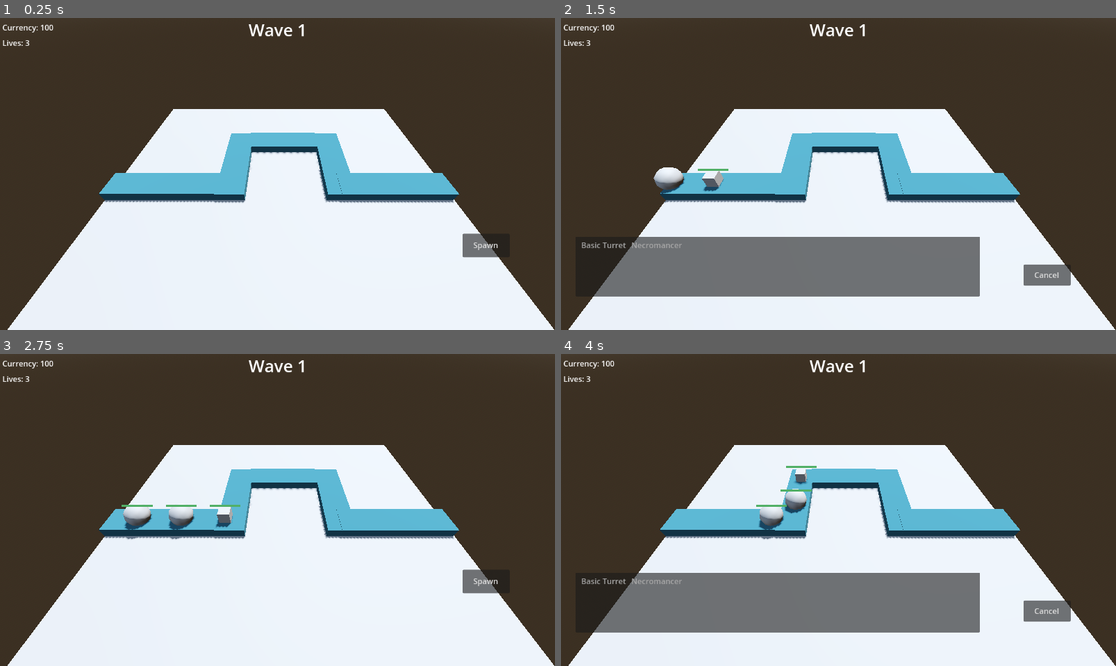
Above: before the commit, frames 1-4 (two rows, left to right).
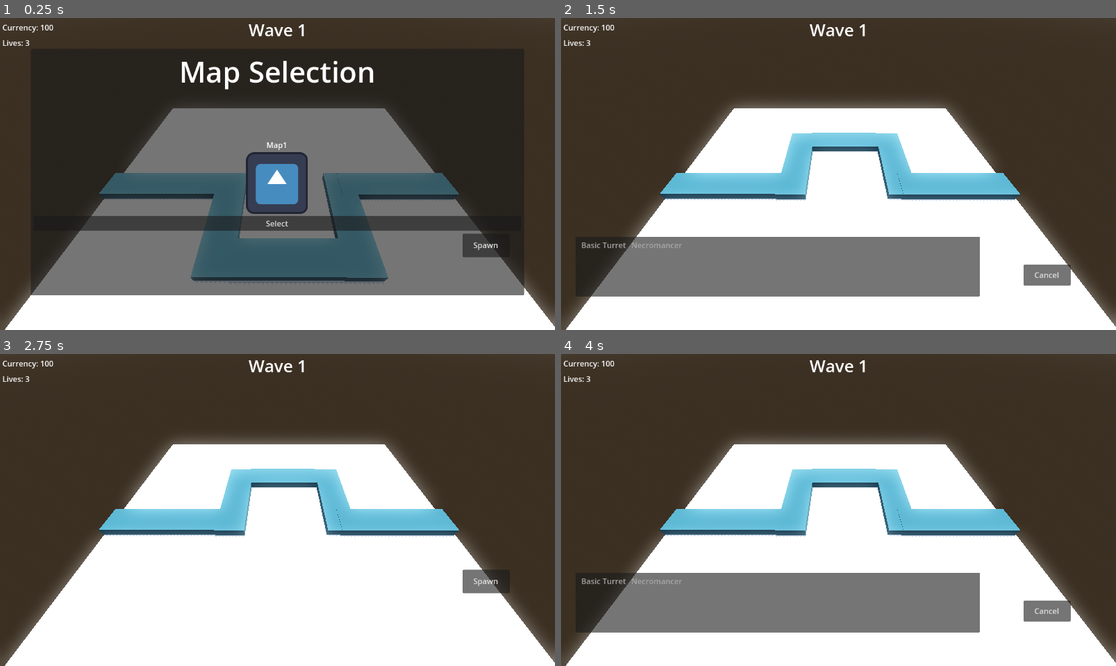
Above: after the commit, the same moments.

Repository: BurnabySouthGameDev/TowerDefence
Game: Godot game, scene res://Scenes/main.tscn
Two runs of this game, one before a commit and one after it. Both use one fixed random seed, a clock stepped at 60 frames per second and the inputs below. The engine's default icon, where the game draws it, is replaced by a stand-in: a white triangle on a blue panel in a dark square.
Inputs (mouse positions are in pixels of both pictures, inside the frame that each line leads up to):
- Up to frame 1 (0.25 s): no input
- Up to frame 2 (1.5 s): click "Spawn" at 0.5 s; click (838, 223) at 1.25 s, where only the run after the commit has a clickable "Select"
- Up to frame 3 (2.75 s): click "Cancel" at 2 s
- Up to frame 4 (4 s): click "Spawn" at 2.75 s; move the mouse to (960, 494) at 3.52 s; click (960, 494) at 3.67 s

The runs differ from the first frame. In frame 1, 40% of the frame differs, in the area x 0-100%, y 13-100%; in frame 2, 5.5%; in frame 3, 5.8%; in frame 4, 5.6%.
Error after the commit: Cannot call method 'add_child' on a previously freed instance. (res://Scripts/enemy_spawn.gd:55)

Commit message:
Added map selection
Bugged give me one sec

Diff:
--- /dev/null
+++ b/Scenes/Maps/Map1.tscn
@@ -0,0 +1,47 @@
+[gd_scene load_steps=4 format=3 uid="uid://bufgysnhtgpks"]
+
+[sub_resource type="StandardMaterial3D" id="StandardMaterial3D_it7di"]
+albedo_color = Color(0.169938, 0.367082, 0.424608, 1)
+
+[sub_resource type="Curve3D" id="Curve3D_bo1nx"]
+_data = {
+"points": PackedVector3Array(0, 0, 0, 0, 0, 0, -14.672, 1.7, 0, 0, 0, 0, 0, 0, 0, -4.117, 1.7, 0, 0, 0, 0, 0, 0, 0, -4.117, 1.7, -6.24, 0, 0, 0, 0, 0, 0, 5.438, 1.7, -6.24, 0, 0, 0, 0, 0, 0, 5.43752, 1.7, 0, 0, 0, 0, 0, 0, 0, 14, 1.7, 0.04),
+"tilts": PackedFloat32Array(0, 0, 0, 0, 0, 0)
+}
+point_count = 6
+
+[sub_resource type="StandardMaterial3D" id="StandardMaterial3D_qsfw5"]
+
+[node name="Map1" type="Node"]
+
+[node name="CSGBox3D2" type="CSGBox3D" parent="."]
+transform = Transform3D(10.1717, 0, 0, 0, 1, 0, 0, 0, 2.5, -10.2552, 0.635, -0.001)
+size = Vector3(0.949829, 1, 1)
+material = SubResource("StandardMaterial3D_it7di")
+
+[node name="CSGBox3D3" type="CSGBox3D" parent="."]
+transform = Transform3D(-3.93403e-07, 0, 2.5, 0, 1, 0, -9, 0, -1.09278e-07, -4.21496, 0.635, -3.19712)
+material = SubResource("StandardMaterial3D_it7di")
+
+[node name="CSGBox3D4" type="CSGBox3D" parent="."]
+transform = Transform3D(7.26723, 0, 0, 0, 1, 0, 0, 0, 2.5, 0.424539, 0.676668, -6.4472)
+material = SubResource("StandardMaterial3D_it7di")
+
+[node name="CSGBox3D5" type="CSGBox3D" parent="."]
+transform = Transform3D(-3.93403e-07, 0, 2.5, 0, 1, 0, -9, 0, -1.09278e-07, 5.28162, 0.635, -3.2369)
+material = SubResource("StandardMaterial3D_it7di")
+
+[node name="CSGBox3D6" type="CSGBox3D" parent="."]
+transform = Transform3D(9.69521, 0, 0, 0, 1, 0, 0, 0, 2.5, 10.0574, 0.676668, 0.051487)
+material = SubResource("StandardMaterial3D_it7di")
+
+[node name="Path3D" type="Path3D" parent="."]
+curve = SubResource("Curve3D_bo1nx")
+
+[node name="PathFollow3D" type="PathFollow3D" parent="Path3D"]
+transform = Transform3D(-4.37113e-08, 0, -0.999999, 0, 0.999999, 0, 0.999999, 0, -4.37113e-08, -14.672, 1.7, 0)
+
+[node name="Ground" type="CSGBox3D" parent="."]
+use_collision = true
+size = Vector3(30, 1, 30)
+material = SubResource("StandardMaterial3D_qsfw5")
--- /dev/null
+++ b/Scenes/Maps/Map2.tscn
@@ -0,0 +1,47 @@
+[gd_scene load_steps=4 format=3 uid="uid://ccg1k5hx33sea"]
+
+[sub_resource type="StandardMaterial3D" id="StandardMaterial3D_it7di"]
+albedo_color = Color(0.169938, 0.367082, 0.424608, 1)
+
+[sub_resource type="Curve3D" id="Curve3D_bo1nx"]
+_data = {
+"points": PackedVector3Array(0, 0, 0, 0, 0, 0, -14.672, 1.7, 0, 0, 0, 0, 0, 0, 0, -4.117, 1.7, 0, 0, 0, 0, 0, 0, 0, -4.117, 1.7, 6.45966, 0, 0, 0, 0, 0, 0, 5.438, 1.73622, 6.57591, 0, 0, 0, 0, 0, 0, 5.43752, 1.7, 0, 0, 0, 0, 0, 0, 0, 14, 1.7, 0.04),
+"tilts": PackedFloat32Array(0, 0, 0, 0, 0, 0)
+}
+point_count = 6
+
+[sub_resource type="StandardMaterial3D" id="StandardMaterial3D_qsfw5"]
+
+[node name="Map2" type="Node"]
+
+[node name="CSGBox3D2" type="CSGBox3D" parent="."]
+transform = Transform3D(10.1717, 0, 0, 0, 1, 0, 0, 0, 2.5, -10.2552, 0.635, -0.001)
+size = Vector3(0.949829, 1, 1)
+material = SubResource("StandardMaterial3D_it7di")
+
+[node name="CSGBox3D3" type="CSGBox3D" parent="."]
+transform = Transform3D(-3.93403e-07, 0, 2.5, 0, 1, 0, -9, 0, -1.09278e-07, -4.21496, 0.635, 3.24609)
+material = SubResource("StandardMaterial3D_it7di")
+
+[node name="CSGBox3D4" type="CSGBox3D" parent="."]
+transform = Transform3D(7.26723, 0, 0, 0, 1, 0, 0, 0, 2.5, 0.424539, 0.676668, 6.49529)
+material = SubResource("StandardMaterial3D_it7di")
+
+[node name="CSGBox3D5" type="CSGBox3D" parent="."]
+transform = Transform3D(-3.93403e-07, 0, 2.5, 0, 1, 0, -9, 0, -1.09278e-07, 5.28162, 0.635, 3.28546)
+material = SubResource("StandardMaterial3D_it7di")
+
+[node name="CSGBox3D6" type="CSGBox3D" parent="."]
+transform = Transform3D(9.69521, 0, 0, 0, 1, 0, 0, 0, 2.5, 10.0574, 0.676668, 0.051487)
+material = SubResource("StandardMaterial3D_it7di")
+
+[node name="Path3D" type="Path3D" parent="."]
+curve = SubResource("Curve3D_bo1nx")
+
+[node name="PathFollow3D" type="PathFollow3D" parent="Path3D"]
+transform = Transform3D(-4.37113e-08, 0, -0.999999, 0, 0.999999, 0, 0.999999, 0, -4.37113e-08, -14.672, 1.7, 0)
+
+[node name="Ground" type="CSGBox3D" parent="."]
+use_collision = true
+size = Vector3(30, 1, 30)
+material = SubResource("StandardMaterial3D_qsfw5")
--- /dev/null
+++ b/Scenes/UI/main_menu.tscn
@@ -0,0 +1,60 @@
+[gd_scene load_steps=4 format=3 uid="uid://du0h078r57pka"]
+
+[ext_resource type="Texture2D" uid="uid://cvpj5iqig5fcl" path="res://icon.svg" id="1_5wsvm"]
+[ext_resource type="Script" uid="uid://cpqmkgw44pm4e" path="res://Scripts/UI/main_menu_button.gd" id="2_i2xx2"]
+[ext_resource type="PackedScene" uid="uid://bufgysnhtgpks" path="res://Scenes/Maps/Map1.tscn" id="3_o14dv"]
+
+[node name="MainMenu" type="PanelContainer"]
+anchors_preset = -1
+anchor_left = 0.0555556
+anchor_top = 0.0987654
+anchor_right = 0.944444
+anchor_bottom = 0.888889
+grow_horizontal = 2
+grow_vertical = 2
+metadata/_edit_use_anchors_ = true
+
+[node name="MarginContainer" type="MarginContainer" parent="."]
+layout_mode = 2
+theme_override_constants/margin_left = 5
+theme_override_constants/margin_top = 5
+theme_override_constants/margin_right = 5
+theme_override_constants/margin_bottom = 5
+
+[node name="VBoxContainer" type="VBoxContainer" parent="MarginContainer"]
+layout_mode = 2
+theme_override_constants/separation = 100
+
+[node name="RichTextLabel" type="RichTextLabel" parent="MarginContainer/VBoxContainer"]
+layout_mode = 2
+theme_override_font_sizes/normal_font_size = 60
+bbcode_enabled = true
+text = "[center]Map Selection"
+fit_content = true
+
+[node name="MapSelections" type="HBoxContainer" parent="MarginContainer/VBoxContainer"]
+layout_mode = 2
+
+[node name="Map1" type="VBoxContainer" parent="MarginContainer/VBoxContainer/MapSelections"]
+layout_mode = 2
+size_flags_horizontal = 3
+
+[node name="RichTextLabel" type="RichTextLabel" parent="MarginContainer/VBoxContainer/MapSelections/Map1"]
+layout_mode = 2
+bbcode_enabled = true
+text = "[center]Map1"
+fit_content = true
+
+[node name="TextureRect" type="TextureRect" parent="MarginContainer/VBoxContainer/MapSelections/Map1"]
+layout_mode = 2
+size_flags_horizontal = 4
+texture = ExtResource("1_5wsvm")
+stretch_mode = 2
+
+[node name="Button" type="Button" parent="MarginContainer/VBoxContainer/MapSelections/Map1"]
+layout_mode = 2
+text = "Select"
+script = ExtResource("2_i2xx2")
+map_scene = ExtResource("3_o14dv")
+
+[connection signal="pressed" from="MarginContainer/VBoxContainer/MapSelections/Map1/Button" to="MarginContainer/VBoxContainer/MapSelections/Map1/Button" method="_on_pressed"]
--- a/Scenes/UI/menu.tscn
+++ b/Scenes/UI/menu.tscn
@@ -1,6 +1,6 @@
 [gd_scene load_steps=2 format=3 uid="uid://dvdps78t4kco7"]
 
-[ext_resource type="Script" uid="uid://cyessuqksvsk8" path="res://Scripts/ui/Menu/menu.gd" id="1_nhmg3"]
+[ext_resource type="Script" uid="uid://cyessuqksvsk8" path="res://Scripts/UI/Menu/menu.gd" id="1_nhmg3"]
 
 [node name="Menu" type="PanelContainer"]
 anchors_preset = -1
--- a/Scenes/main.tscn
+++ b/Scenes/main.tscn
@@ -1,8 +1,11 @@
-[gd_scene load_steps=14 format=3 uid="uid://dxt1ttcllxx1g"]
-
+[gd_scene load_steps=15 format=3 uid="uid://dxt1ttcllxx1g"]
+
+[ext_resource type="PackedScene" uid="uid://ccg1k5hx33sea" path="res://Scenes/Maps/Map2.tscn" id="1_344ge"]
+[ext_resource type="Script" uid="uid://c15b2764xmhc7" path="res://Scripts/map_holder.gd" id="1_hptm8"]
 [ext_resource type="Script" uid="uid://ns7g5warqqu5" path="res://Scripts/enemy_spawn.gd" id="2_ibv0h"]
-[ext_resource type="Script" uid="uid://bh40hhbshvymn" path="res://Scripts/ui/currency_display.gd" id="3_8gbba"]
-[ext_resource type="Script" uid="uid://dq8n1fjdqpre3" path="res://Scripts/ui/spawn_button.gd" id="4_jjvhh"]
+[ext_resource type="Script" uid="uid://bh40hhbshvymn" path="res://Scripts/UI/currency_display.gd" id="3_8gbba"]
+[ext_resource type="PackedScene" uid="uid://du0h078r57pka" path="res://Scenes/UI/main_menu.tscn" id="3_ynf5e"]
+[ext_resource type="Script" uid="uid://dq8n1fjdqpre3" path="res://Scripts/UI/spawn_button.gd" id="4_jjvhh"]
 [ext_resource type="PackedScene" uid="uid://dvdps78t4kco7" path="res://Scenes/UI/menu.tscn" id="5_21xkr"]
 [ext_resource type="PackedScene" uid="uid://gvaje4p786yv" path="res://Scenes/tower_manager.tscn" id="5_kry3j"]
 [ext_resource type="PackedScene" uid="uid://dxbh8cdknojb4" path="res://Scenes/UI/turret_selector.tscn" id="6_6bp64"]
@@ -21,16 +24,6 @@
 tonemap_mode = 2
 glow_enabled = true
 
-[sub_resource type="StandardMaterial3D" id="StandardMaterial3D_it7di"]
-albedo_color = Color(0.169938, 0.367082, 0.424608, 1)
-
-[sub_resource type="Curve3D" id="Curve3D_bo1nx"]
-_data = {
-"points": PackedVector3Array(0, 0, 0, 0, 0, 0, -14.672, 1.7, 0, 0, 0, 0, 0, 0, 0, -4.117, 1.7, 0, 0, 0, 0, 0, 0, 0, -4.117, 1.7, -6.24, 0, 0, 0, 0, 0, 0, 5.438, 1.7, -6.24, 0, 0, 0, 0, 0, 0, 5.43752, 1.7, 0, 0, 0, 0, 0, 0, 0, 14, 1.7, 0.04),
-"tilts": PackedFloat32Array(0, 0, 0, 0, 0, 0)
-}
-point_count = 6
-
 [sub_resource type="StyleBoxEmpty" id="StyleBoxEmpty_jjvhh"]
 
 [node name="Main" type="Node3D"]
@@ -42,37 +35,11 @@
 transform = Transform3D(-0.866025, -0.433013, 0.25, 0, 0.5, 0.866025, -0.5, 0.75, -0.433013, -0.0329628, 14.4684, 0.0471611)
 shadow_enabled = true
 
-[node name="Ground" type="CSGBox3D" parent="."]
-transform = Transform3D(30, 0, 0, 0, 1, 0, 0, 0, 30, 0.00119424, -0.133499, -0.000859916)
-use_collision = true
-
-[node name="Path" type="Node" parent="."]
-
-[node name="CSGBox3D2" type="CSGBox3D" parent="Path"]
-transform = Transform3D(10.1717, 0, 0, 0, 1, 0, 0, 0, 2.5, -10, 0.635, -0.001)
-material = SubResource("StandardMaterial3D_it7di")
-
-[node name="CSGBox3D3" type="CSGBox3D" parent="Path"]
-transform = Transform3D(-3.93403e-07, 0, 2.5, 0, 1, 0, -9, 0, -1.09278e-07, -4.21496, 0.635, -3.19712)
-material = SubResource("StandardMaterial3D_it7di")
-
-[node name="CSGBox3D5" type="CSGBox3D" parent="Path"]
-transform = Transform3D(-3.93403e-07, 0, 2.5, 0, 1, 0, -9, 0, -1.09278e-07, 5.28162, 0.635, -3.2369)
-material = SubResource("StandardMaterial3D_it7di")
-
-[node name="CSGBox3D4" type="CSGBox3D" parent="Path"]
-transform = Transform3D(7.26723, 0, 0, 0, 1, 0, 0, 0, 2.5, 0.424539, 0.676668, -6.4472)
-material = SubResource("StandardMaterial3D_it7di")
-
-[node name="CSGBox3D6" type="CSGBox3D" parent="Path"]
-transform = Transform3D(9.69521, 0, 0, 0, 1, 0, 0, 0, 2.5, 10.0574, 0.676668, 0.051487)
-material = SubResource("StandardMaterial3D_it7di")
-
-[node name="Path3D" type="Path3D" parent="Path"]
-curve = SubResource("Curve3D_bo1nx")
-
-[node name="PathFollow3D" type="PathFollow3D" parent="Path/Path3D"]
-transform = Transform3D(-4.37114e-08, 0, -1, 0, 1, 0, 1, 0, -4.37114e-08, -14.672, 1.7, 0)
+[node name="MapHolder" type="Node3D" parent="."]
+unique_name_in_owner = true
+script = ExtResource("1_hptm8")
+
+[node name="Map2" parent="MapHolder" instance=ExtResource("1_344ge")]
 
 [node name="Camera3D" type="Camera3D" parent="."]
 transform = Transform3D(1, 0, 0, 0, 0.707107, 0.707107, 0, -0.707107, 0.707107, -0.183032, 14.2846, 12.0385)
@@ -87,7 +54,9 @@
 
 [node name="GameUI" type="CanvasLayer" parent="."]
 
-[node name="SpawnButton" type="Button" parent="GameUI" node_paths=PackedStringArray("path_node")]
+[node name="MainMenu" parent="GameUI" instance=ExtResource("3_ynf5e")]
+
+[node name="SpawnButton" type="Button" parent="GameUI"]
 anchors_preset = -1
 anchor_left = 0.833333
 anchor_top = 0.691358
@@ -97,7 +66,6 @@
 text = "Spawn"
 script = ExtResource("4_jjvhh")
 min_distance_path = 3.0
-path_node = NodePath("../../Path/Path3D")
 metadata/_edit_use_anchors_ = true
 
 [node name="CancelButton" type="Button" parent="GameUI"]
--- a/Scenes/turrets/basic_turret/basic_turret.tscn
+++ b/Scenes/turrets/basic_turret/basic_turret.tscn
@@ -1,8 +1,8 @@
 [gd_scene load_steps=13 format=3 uid="uid://ld73oby6g67"]
 
 [ext_resource type="Script" uid="uid://ghb85u66ywux" path="res://Scripts/turrets/basic_turret.gd" id="1_orhfn"]
-[ext_resource type="PackedScene" uid="uid://c2xxq7dd1p7rk" path="res://Scenes/turrets/basic_turret/basic_bullet.tscn" id="3_7llsl"]
-[ext_resource type="PackedScene" uid="uid://cw7yg6e0jmot0" path="res://Scenes/turrets/radar.tscn" id="3_8c8dr"]
+[ext_resource type="PackedScene" uid="uid://c2xxq7dd1p7rk" path="res://Scenes/Turrets/basic_turret/basic_bullet.tscn" id="3_7llsl"]
+[ext_resource type="PackedScene" uid="uid://cw7yg6e0jmot0" path="res://Scenes/Turrets/radar.tscn" id="3_8c8dr"]
 [ext_resource type="Script" uid="uid://c05b2u3qourdf" path="res://Scripts/turrets/select.gd" id="4_mmqk2"]
 [ext_resource type="Shader" uid="uid://djj7r8u508e1b" path="res://Shaders/placementindicator.gdshader" id="6_8c8dr"]
 
--- a/Scenes/turrets/necromancer_turret/necromancer_turret.tscn
+++ b/Scenes/turrets/necromancer_turret/necromancer_turret.tscn
@@ -1,6 +1,6 @@
 [gd_scene load_steps=6 format=3 uid="uid://dkh0ksgp531w8"]
 
-[ext_resource type="PackedScene" uid="uid://ld73oby6g67" path="res://Scenes/turrets/basic_turret/basic_turret.tscn" id="1_nn65i"]
+[ext_resource type="PackedScene" uid="uid://ld73oby6g67" path="res://Scenes/Turrets/basic_turret/basic_turret.tscn" id="1_nn65i"]
 [ext_resource type="Script" uid="uid://dwkabwp36xpyq" path="res://Scripts/turrets/necromancer_turret/necromancer_turret.gd" id="2_tk4pe"]
 
 [sub_resource type="ShaderMaterial" id="ShaderMaterial_nn65i"]
--- /dev/null
+++ b/Scripts/UI/main_menu_button.gd
@@ -0,0 +1,7 @@
+extends Button
+
+@export var map_scene: PackedScene
+
+func _on_pressed() -> void:
+	get_tree().current_scene.get_node("GameUI/MainMenu").hide()
+	Global.emit_signal("change_map", map_scene)
--- a/Scripts/enemy_spawn.gd
+++ b/Scripts/enemy_spawn.gd
@@ -11,7 +11,8 @@
 var difficulty_cap = 3
 
 # Config
-@onready var path: Path3D = $"../Path/Path3D"
+@onready var map: Node
+@onready var path: Path3D
 @onready var wave_counter: Label = $"../GameUI/WaveCounter"
 @onready var enemy_spawn: Marker3D = self
 #@onready var spawn_timer: Timer = Timer.new()
@@ -22,6 +23,8 @@
 	#spawn_timer.one_shot = true
 	#add_child(spawn_timer)
 	#spawn_timer.connect("timeout", Callable(self, "spawn_enemy"))
+	map = get_parent().find_child("MapHolder").get_child(0)
+	path = map.find_child("Path3D")
 	start_new_wave()
 
 	enemies = {#Make sure enemies are ordered lowest to highest difficulty
--- a/Scripts/global.gd
+++ b/Scripts/global.gd
@@ -21,4 +21,5 @@
 var placed_turrets: Array[Node3D] = []
 
 ##SIGNALS
-signal set_lives(value: int) #not actually set cant find a name
+signal set_lives(value: int)
+signal change_map(map: PackedScene)
--- /dev/null
+++ b/Scripts/map_holder.gd
@@ -0,0 +1,11 @@
+extends Node3D
+
+func _ready() -> void:
+	Global.connect("change_map", change_map)
+
+func change_map(map: PackedScene) -> void:
+	if get_child(0) != null:
+		get_child(0).queue_free()
+
+	var map_inst := map.instantiate()
+	add_child(map_inst)
--- a/Scripts/tower_manager.gd
+++ b/Scripts/tower_manager.gd
@@ -11,9 +11,11 @@
 func _on_child_selected(tower:Node3D) -> void:
 	emit_signal("tower_menu", tower)
 
+
 func _unhandled_input(event) -> void:
 	if event is InputEventMouseButton and event.pressed and event.button_index == MOUSE_BUTTON_LEFT and Global.selected_tower != null and Global.selectable_tower == null:
 		call_deferred("_deselect_tower")
 
+
 func _deselect_tower() -> void:
 	Global.selected_tower.selected = false
Not shown, added: Scripts/UI/main_menu_button.gd.uid
Not shown, added: Scripts/map_holder.gd.uid
